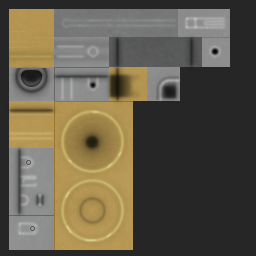
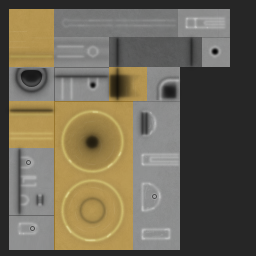
Revision of a layered 256 x 256 image; what changed, layer by layer:
added group "antenna_1_1" with 11 layers above "arm_1" over [109, 67, 180, 250]
moved "baked ao 2" (1st of 2, in "antenna_1_1") into group "antenna_1_1" over [109, 67, 180, 250]
moved "baked ao 1" (1st of 2, in "antenna_1_1") into group "antenna_1_1" over [109, 74, 179, 250]
moved "base low 1" into group "antenna_1_1" over [109, 74, 179, 226]
moved "base high 1" into group "antenna_1_1" over [157, 101, 180, 103]
moved "low 2" (1st of 5, in "antenna_1_1") into group "antenna_1_1" over [109, 67, 119, 78]
moved "grime 2" (1st of 3, in "antenna_1_1") into group "antenna_1_1" over [109, 76, 137, 233]
moved "wear" (1st of 8, in "antenna_1_1") into group "antenna_1_1" over [109, 67, 180, 250]
added group "base_3" with 7 layers above "antenna_2_2" over [133, 101, 180, 250]
added layer "d1" (2nd of 3, in "base_3") (50%) in group "base_3" over [152, 194, 157, 199]
added layer "high 2" (4th of 4, in "base_3") (40%) in group "base_3" over [140, 111, 171, 241]
added layer "high 1" (5th of 7, in "base_3") in group "base_3" over [139, 108, 180, 242]
added layer "grime 2" (2nd of 3, in "base_3") (15%) in group "base_3" over [144, 118, 167, 237]
added layer "low 2" (3rd of 5, in "base_3") in group "base_3" over [134, 106, 155, 141]
added layer "low 1" (4th of 6, in "base_3") in group "base_3" over [139, 109, 150, 138]
added layer "wear" (6th of 8, in "base_3") (20%) in group "base_3" over [133, 101, 180, 250]
painted on "b" over [133, 101, 180, 250]
